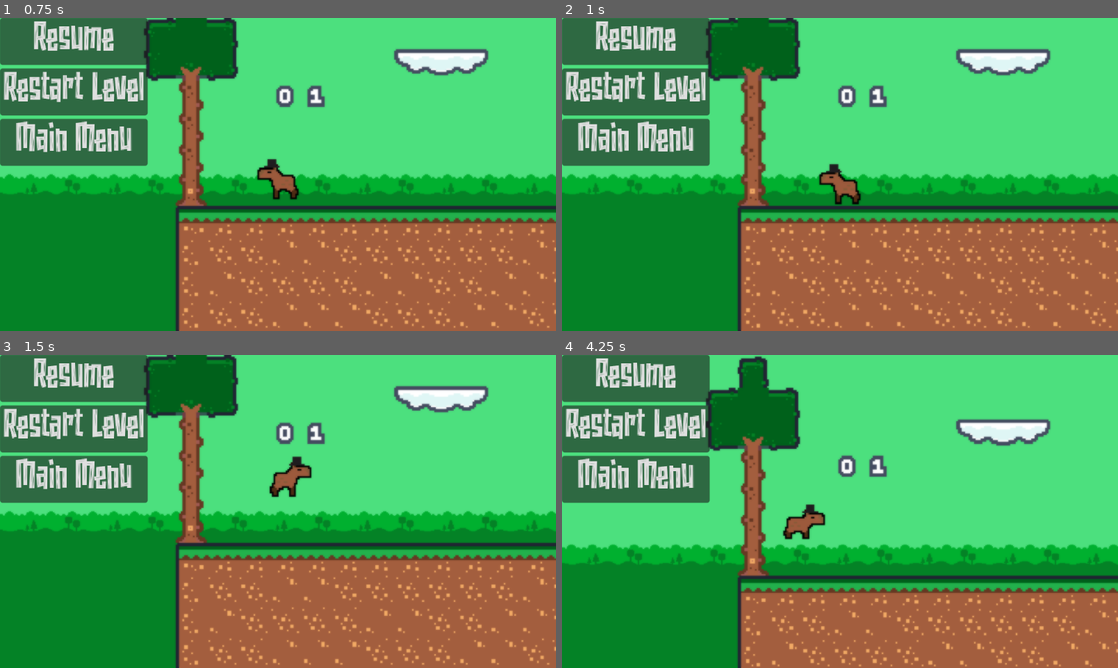
Above: before the commit, frames 1-4 (two rows, left to right).
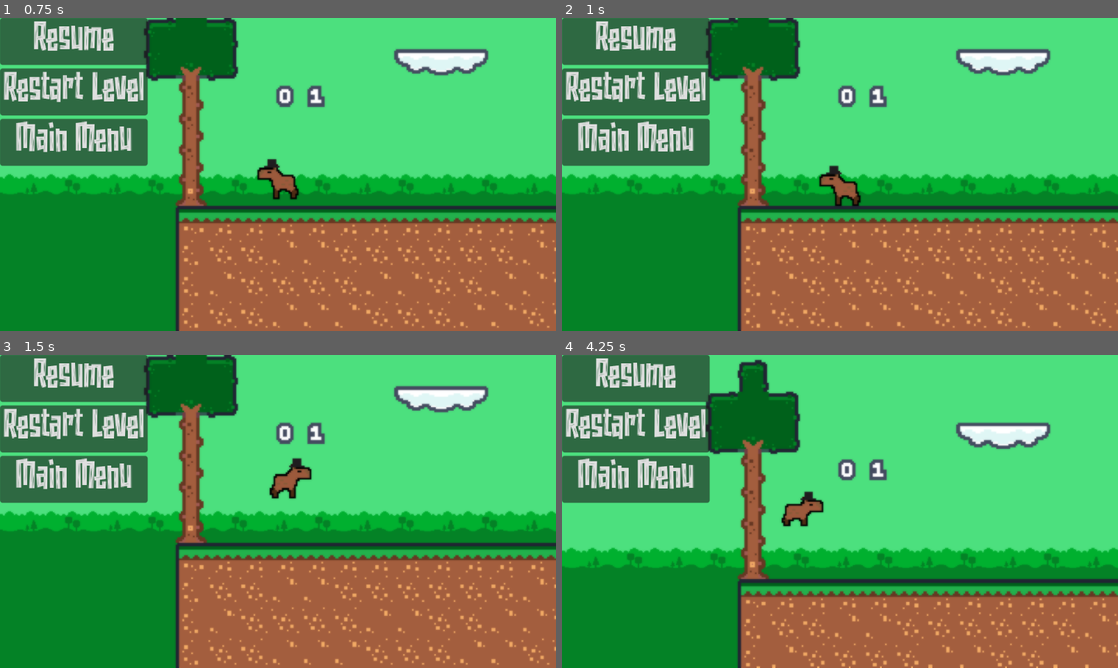
Above: after the commit, the same moments.

Repository: DuelStix/Capybara-New
Game: Godot game, scene res://scenes/title_screen.tscn
The game is run twice, just before and just after one commit, with the same random seed, the same clock (stepped at 60 frames per second) and the same inputs.
Inputs:
- Up to frame 1 (0.75 s): click "Start" at 0.5 s
- Up to frame 2 (1 s): no input
- Up to frame 3 (1.5 s): tap Enter at 1.25 s; hold Up (ui_up) from 1.28 s (still down); tap Right (run) at 1.35 s
- Up to frame 4 (4.25 s): tap Right (run) at 2.1, 2.85, 3.6 s; tap Space at 2.75 s; release Up (ui_up) at 2.78 s; hold Left (ui_left) 2.78-3.53 s; hold Up (ui_up) from 3.53 s (still down)

Frame 1 is identical in both runs. In frame 2, 0.3% of the frame differs, in the area x 46-54%, y 46-61%; in frame 3, 0.3%; in frame 4, 12%, in the area x 0-100%, y 0-100%.

Commit message:
ryan pause menu
new problem aside from getting the restart to hide the pause menu & trying to center the menu; when resumed if the player is moved (the arrow buttons pressed) when going back to the main menu/title screen from the pause menu via escape button, the buttons no longer work.

Diff:
--- a/Capybara-main/gameforclass/pause_menu.gd
+++ b/Capybara-main/gameforclass/pause_menu.gd
@@ -5,7 +5,9 @@
 
 func restart():
 	resume()
-
+	get_tree().paused = false
+	$AnimationPlayer.play_backwards("blur")
+	hide()
 func resume():
 	get_tree().paused = false
 	$AnimationPlayer.play_backwards("blur")
--- a/Capybara-main/gameforclass/pause_menu.tscn
+++ b/Capybara-main/gameforclass/pause_menu.tscn
@@ -127,8 +127,8 @@
 
 [sub_resource type="AnimationLibrary" id="AnimationLibrary_3voke"]
 _data = {
-"RESET": SubResource("Animation_bxor3"),
-"blur": SubResource("Animation_wrfbh")
+&"RESET": SubResource("Animation_bxor3"),
+&"blur": SubResource("Animation_wrfbh")
 }
 
 [node name="PauseMenu" type="Control"]
@@ -180,7 +180,7 @@
 
 [node name="AnimationPlayer" type="AnimationPlayer" parent="."]
 libraries = {
-"": SubResource("AnimationLibrary_3voke")
+&"": SubResource("AnimationLibrary_3voke")
 }
 
 [connection signal="pressed" from="PanelContainer/VBoxContainer/ResumeButton" to="." method="_on_resume_button_pressed"]
--- a/Capybara-main/gameforclass/player.tscn
+++ b/Capybara-main/gameforclass/player.tscn
@@ -119,4 +119,4 @@
 
 [node name="CollisionPolygon2D" type="CollisionPolygon2D" parent="."]
 position = Vector2(2, -1)
-polygon = PackedVector2Array(-10, -10, -14, -10, -15, -8, -15, -2, -7, -2, -7, 5, -7, 10, 0, 10, -1, 4, 1, 3, 1, 3, 3, 5, 4, 10, 10, 10, 10, 1, 8, -5, 3, -7, 1, -7, 2, -11, 0, -16, -7, -16, -10, -11)
+polygon = PackedVector2Array(-10, -10, -13, -9, -14, -8, -14, -2, -7, -2, -6, 4, -5, 8, -5, 9, -1, 9, 0, 4, 2, 4, 4, 5, 5, 9, 9, 9, 10, 7.11909, 10, 1, 8, -5, 3, -6, 1, -7, -1, -10, -3, -14, -8, -14, -8, -11)
--- a/Capybara-main/gameforclass/project.godot
+++ b/Capybara-main/gameforclass/project.godot
@@ -12,7 +12,7 @@
 
 config/name="Gameforclass"
 run/main_scene="uid://bdfj5m6onhga7"
-config/features=PackedStringArray("4.3", "Forward Plus")
+config/features=PackedStringArray("4.4", "Forward Plus")
 config/icon="res://icon.svg"
 
 [autoload]
Not shown, changed: Capybara-main/gameforclass/Assets/Fonts/Naluka.ttf.import
Not shown, added: Capybara-main/gameforclass/pause_menu.gd.uid
Not shown, added: Capybara-main/gameforclass/pause_menu.gdshader.uid
Not shown: 1 places in Capybara-main/gameforclass/pause_menu.tscn that only renumber resources
Not shown: 1 places in Capybara-main/gameforclass/player.tscn that only renumber resources
Not shown: 1 places in Capybara-main/gameforclass/scenes/graphics.tscn that only renumber resources
Not shown: 1 places in Capybara-main/gameforclass/scenes/options.tscn that only renumber resources
Not shown: 1 places in Capybara-main/gameforclass/scenes/title_screen.tscn that only renumber resources
Not shown: 1 places in Capybara-main/gameforclass/scenes/volume.tscn that only renumber resources
